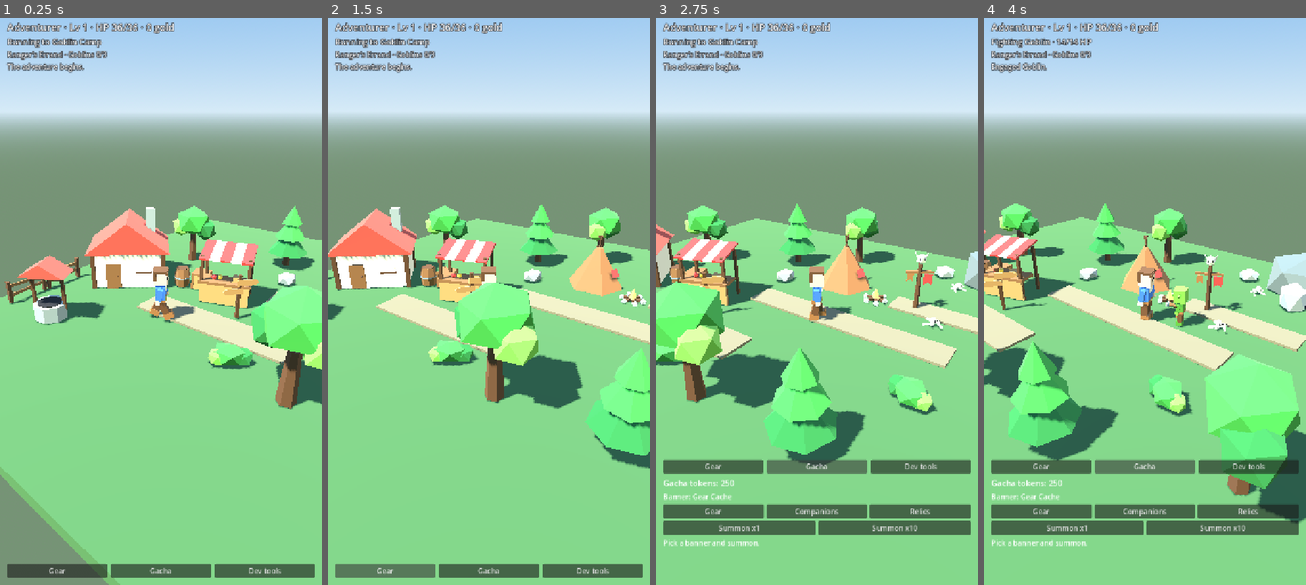
Above: before the commit, frames 1-4 (left to right).
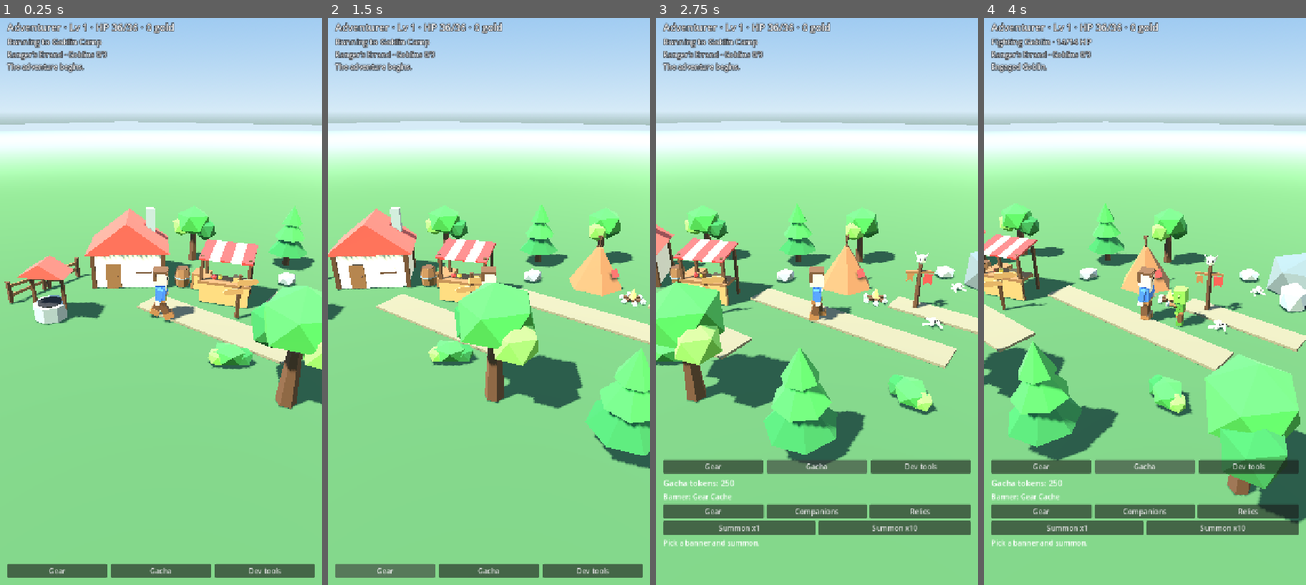
Above: after the commit, the same moments.

Repository: gabebartolo-spec/Idlerpg
Game: Godot game, scene res://main.tscn
Two runs of this game, one before a commit and one after it. Both use one fixed random seed, a clock stepped at 60 frames per second and the inputs below.
Inputs:
- Up to frame 1 (0.25 s): no input
- Up to frame 2 (1.5 s): click "Gear" at 0.5 s; click "Gear" at 1.25 s
- Up to frame 3 (2.75 s): click "Gacha" at 2 s
- Up to frame 4 (4 s): click "Gear" at 2.75 s; click "Gacha" at 3.5 s

The runs differ from the first frame. In frame 1, 23% of the frame differs, in the area x 0-100%, y 18-100%; in frame 2, 18%; in frame 3, 19%; in frame 4, 19%.

Commit message:
Fade the ground into the horizon
Extend the ground well past the play area and add depth fog in the
horizon colour so the grass never ends in a hard edge against the sky.
Refresh the in-engine review captures.

Co-Authored-By: Claude Fable 5.1 <noreply@anthropic.com>

Diff:
--- a/src/main.gd
+++ b/src/main.gd
@@ -91,6 +91,13 @@
 	environment.ambient_light_source = Environment.AMBIENT_SOURCE_SKY
 	environment.ambient_light_energy = 1.0
 	environment.tonemap_mode = Environment.TONE_MAPPER_FILMIC
+	# Fade the far ground into the horizon so it never ends in a hard edge.
+	environment.fog_enabled = true
+	environment.fog_mode = Environment.FOG_MODE_DEPTH
+	environment.fog_light_color = sky_material.sky_horizon_color
+	environment.fog_depth_begin = 30.0
+	environment.fog_depth_end = 160.0
+	environment.fog_sky_affect = 0.0
 	var world_environment := WorldEnvironment.new()
 	world_environment.environment = environment
 	world.add_child(world_environment)
@@ -115,7 +122,7 @@
 
 	var ground := MeshInstance3D.new()
 	var ground_mesh := BoxMesh.new()
-	ground_mesh.size = Vector3(20.0, 0.35, 18.0)
+	ground_mesh.size = Vector3(400.0, 0.35, 400.0)
 	ground.mesh = ground_mesh
 	ground.position = Vector3(0.0, -0.2, 0.0)
 	ground.material_override = _material(Color(0.24, 0.36, 0.20))
Binary file changed: art/review/ingame_1_walk.png
Binary file changed: art/review/ingame_2_goblin_fight.png
Binary file changed: art/review/ingame_3_wolf_fight.png
